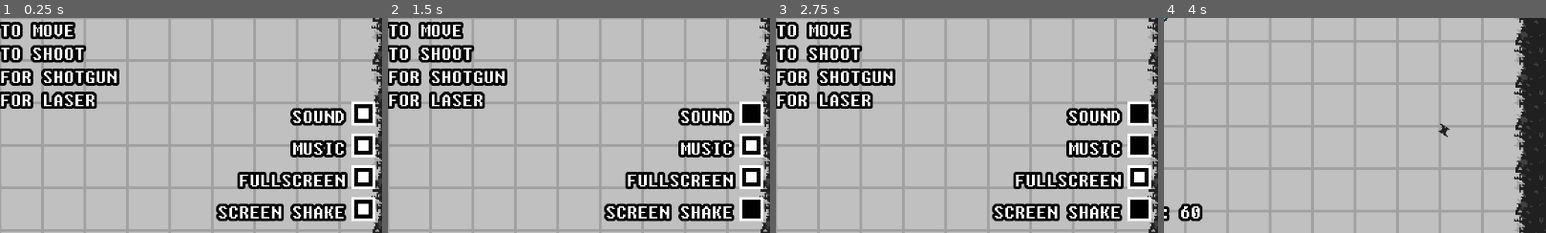
Above: before the commit, frames 1-4 (left to right).
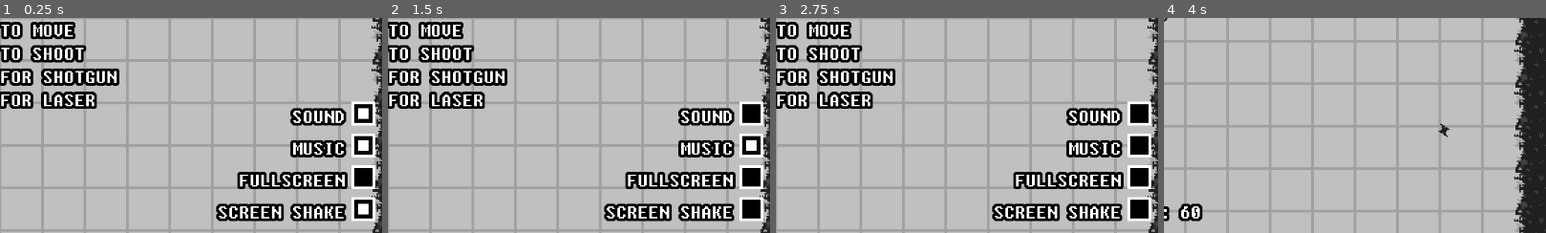
Above: after the commit, the same moments.

Repository: friedev/terminated
Game: Godot game, scene res://scenes/main.tscn
Same seed, same stepped clock (60 frames per second), same inputs: the game is played once before the commit and once after it. Sound files missing from this copy of the repository are replaced by a short silence.
Inputs (mouse positions are % of the whole screen's width and height, from its top left):
- Up to frame 1 (0.25 s): no input
- Up to frame 2 (1.5 s): click (98, 94) at 0.5 s; click (98, 72) at 1.25 s
- Up to frame 3 (2.75 s): click (98, 80) at 2 s
- Up to frame 4 (4 s): tap Enter at 2.75 s; move the mouse to (72, 45) at 2.77 s; hold Right (right) 2.78-3.53 s; hold F (fps) 2.78-3.53 s; tap R (restart) at 3.5 s; move the mouse to (30, 55) at 3.52 s; hold Down (down) from 3.53 s (still down); click (30, 55) at 3.6 s
The pictures show only the part of the screen within x 50-100%, y 50-100%; the shares and areas given below are measured in that part.

The runs differ from the first frame. In frame 1, 0.1% of the frame differs, in the area x 93-97%, y 71-77%; in frame 2, 0.1%; in frame 3, 0.1%; in frame 4, nothing differs.

Commit message:
Keep fullscreen checkbox in sync with window mode

Diff:
--- a/scenes/main_menu.gd
+++ b/scenes/main_menu.gd
@@ -9,8 +9,21 @@
 @onready var fullscreen_check_box = %FullscreenCheckBox
 
 
-func _ready() -> void:
-	self.fullscreen_check_box.button_pressed = OS.get_name() != "HTML5"
+func update_fullscreen_status():
+	var window_mode := self.get_window().mode
+	self.fullscreen_check_box.button_pressed = (
+		window_mode == Window.MODE_FULLSCREEN
+		or window_mode == Window.MODE_EXCLUSIVE_FULLSCREEN
+	)
+
+func _process(delta: float) -> void:
+	# Ideally this would trigger via a signal or notification, but I can't find
+	# one that deals with window mode changes
+	# Tried:
+	# - NOTIFICATION_WM_SIZE_CHANGED
+	# - Window.titlebar_changed
+	# - Viewport.size_changed
+	self.update_fullscreen_status()
 
 
 func _on_sound_check_box_toggled(button_pressed: bool) -> void:
--- a/scenes/main_menu.tscn
+++ b/scenes/main_menu.tscn
@@ -1,4 +1,4 @@
-[gd_scene load_steps=9 format=3]
+[gd_scene load_steps=9 format=3 uid="uid://bxjdf1p7ppmjr"]
 
 [ext_resource type="Theme" uid="uid://b2kbr0yu1h6tg" path="res://ui/theme.tres" id="1_0sglw"]
 [ext_resource type="Script" path="res://scenes/main_menu.gd" id="1_gnx7s"]
Not shown: 1 places in scenes/main.tscn that only renumber resources
